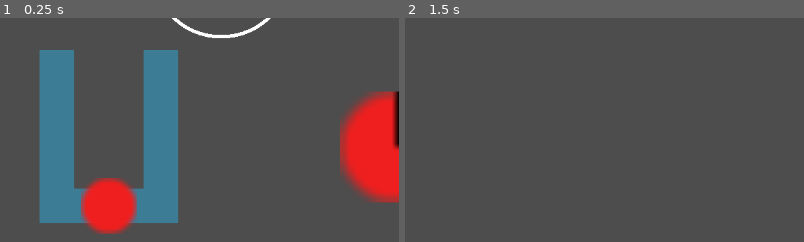
Above: before the commit, frames 1-2 (left to right).
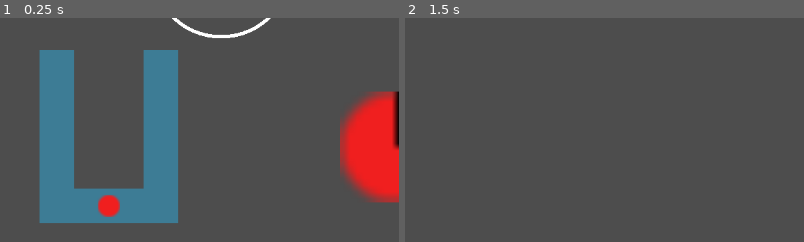
Above: after the commit, the same moments.

Repository: acidmath/DialIt
Game: Godot game, scene res://settings_menu.tscn
Two runs of this game, one before a commit and one after it. Both use one fixed random seed, a clock stepped at 60 frames per second and the inputs below. This scene is started directly instead of the project's main scene. Sound files missing from this copy of the repository are replaced by a short silence.
Inputs (mouse positions are % of the whole screen's width and height, from its top left):
- Up to frame 1 (0.25 s): no input
- Up to frame 2 (1.5 s): tap Enter at 0.5 s; drag from (49, 78) to (77, 58) at 0.52 s; click "Return" at 1.25 s
The pictures show only the part of the screen within x 0-50%, y 50-100%; the shares and areas given below are measured in that part.

The runs differ from the first frame. In frame 1, 2.7% of the frame differs, in the area x 20-35%, y 71-97%; in frame 2, nothing differs.

Commit message:
grab improvements

Diff:
--- a/controls/shifter_0/grab_area.gd
+++ b/controls/shifter_0/grab_area.gd
@@ -4,6 +4,8 @@
 signal mouse_entered_grab
 signal mouse_exited_grab
 
+@onready var collision_shape : CollisionShape2D = $CollisionShape2D
+
 func _mouse_enter() -> void:
 	mouse_entered_grab.emit()
 
--- a/controls/shifter_0/shifter_0.gd
+++ b/controls/shifter_0/shifter_0.gd
@@ -8,6 +8,7 @@
 var initial_shift : bool
 var curr_mouse_position : Vector2
 var last_mouse_position : Vector2
+var last_grab_position : Vector2
 
 func _ready() -> void:
 	track_area.mouse_entered_track.connect(on_track_area_entered)
@@ -17,17 +18,22 @@
 
 func _process(_delta: float) -> void:
 	#this should move to an entirely different script
-	print(Input.get_accelerometer())
+	#print(Input.get_accelerometer())
 	if track_area_entered and grab_area_entered and Input.is_action_pressed("press_down"):
 		if !initial_shift:
+			#print("moving shifter")
 			var mouse_diff = curr_mouse_position - last_mouse_position
 			grab_area.translate(mouse_diff)
 		else:
+			print("setting initial position")
 			initial_shift = false
+			last_grab_position = grab_area.position
 		last_mouse_position = curr_mouse_position
 
 func _input(event: InputEvent) -> void:
 
+	# when there is an input event that is moving the input position
+	# we'll save it for the processing function
 	var screen_touch_event : InputEventScreenTouch = event as InputEventScreenTouch
 	if screen_touch_event:
 		curr_mouse_position = screen_touch_event.position
@@ -36,9 +42,15 @@
 	if screen_drag_event:
 		curr_mouse_position = screen_drag_event.position
 		return
-	var mouse_event : InputEventMouse = event as InputEventMouse
-	if mouse_event:
-		curr_mouse_position = mouse_event.position
+	var mouse_motion_event : InputEventMouseMotion = event as InputEventMouseMotion
+	if mouse_motion_event:
+		curr_mouse_position = mouse_motion_event.position
+		return
+	# when the press down input is released, we'll reset the initial position
+	var mouse_button_event : InputEventMouseButton = event as InputEventMouseButton
+	if mouse_button_event and !mouse_button_event.pressed:
+		initial_shift = true
+		check_grab_area_position()
 		return
 
 func on_track_area_entered():
@@ -54,3 +66,8 @@
 
 func on_grab_area_exited():
 	grab_area_entered = false
+
+func check_grab_area_position():
+	#grab_area.position = last_grab_position
+	#track_area.collision_shape.BUILD_SOLIDS
+	pass
--- a/controls/shifter_0/shifter_0.tscn
+++ b/controls/shifter_0/shifter_0.tscn
@@ -28,5 +28,4 @@
 shape = SubResource("CircleShape2D_jdxie")
 
 [node name="Sprite2D" type="Sprite2D" parent="GrabArea/CollisionShape2D" unique_id=425834005]
-scale = Vector2(2.5, 2.5)
 texture = ExtResource("2_4adw8")
